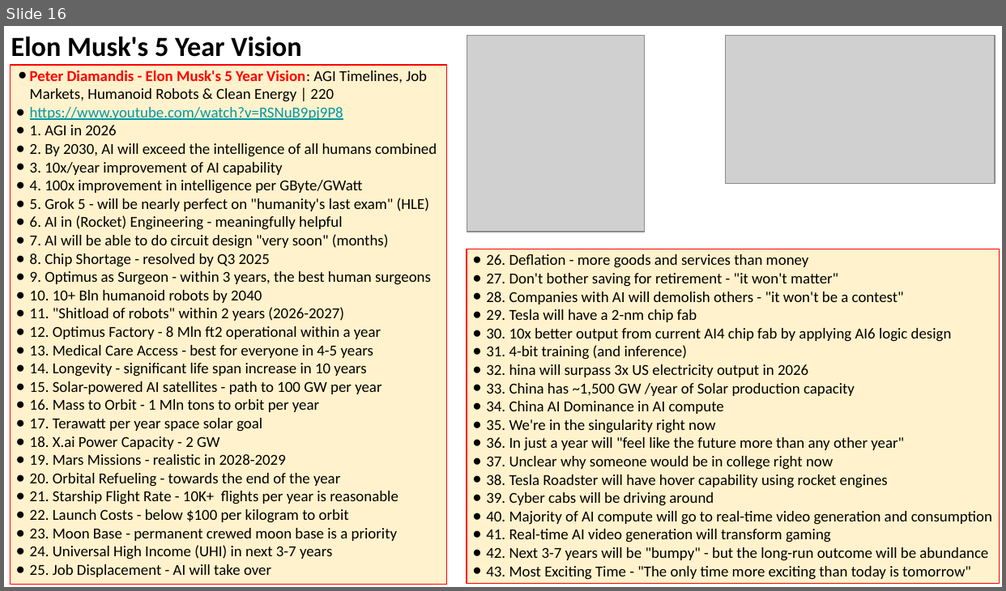
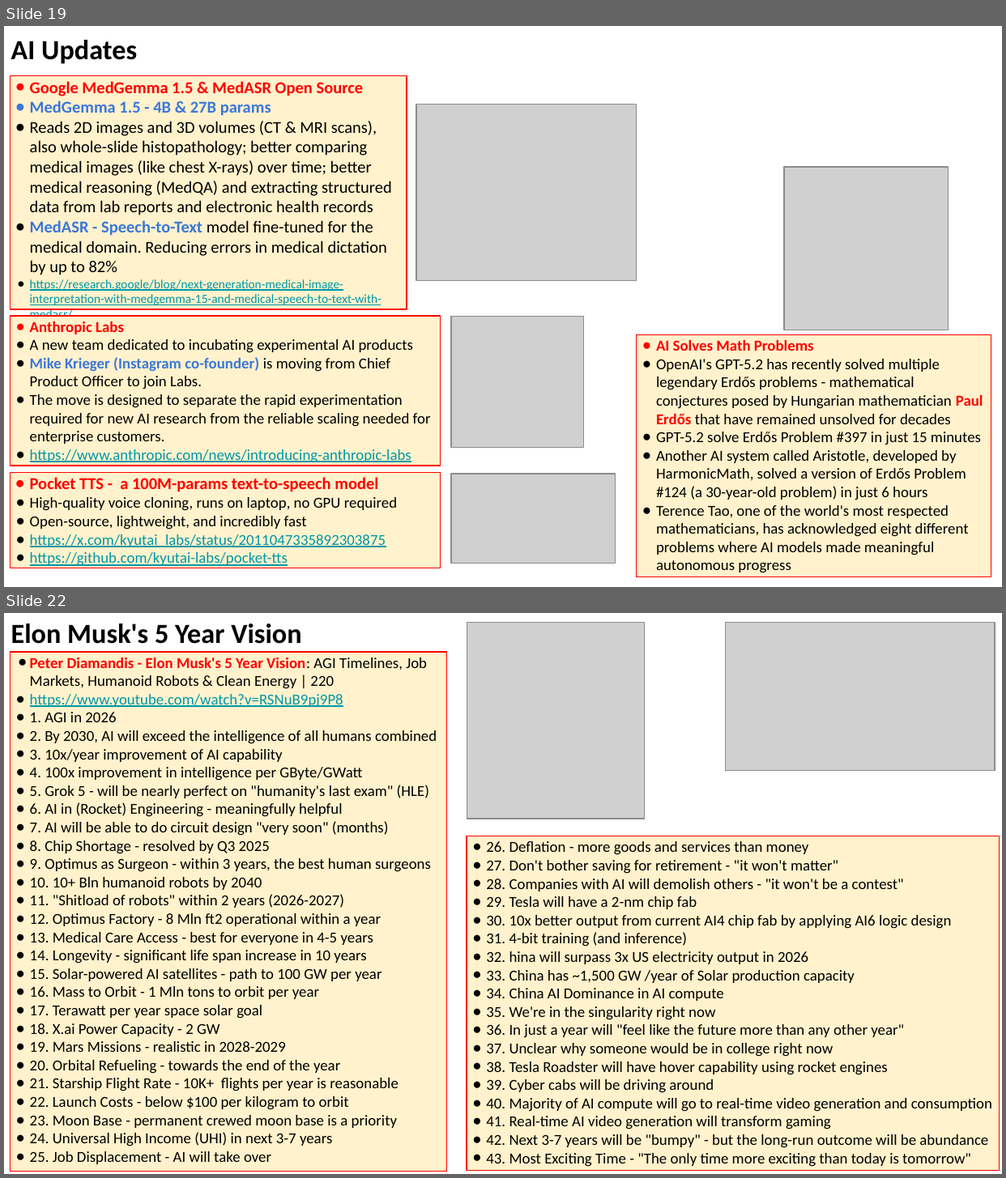
Before and after one commit to lselector/seminar, a slide deck: 2026/2026-01-16-AI-Updates.pptx. Shown one above the other, each under a label of ours: slide 16 before the commit, slides 19 and 22 after it; the slides between them are not shown. The pictures are 1006x591 and 1006x1178 pixels, drawn with LibreOffice and Linux fonts; fonts in the diff are those of the drawing; grey boxes stand for pictures. Boxes give left, top, right and bottom in pixels: in the first picture for what was removed or moved away, otherwise in the second. Text is boxed around its words. In the diff, an @@ line names an element or a change of style, - is before the commit and + after.

```diff
--- a/2026/2026-01-16-AI-Updates.pptx
+++ b/2026/2026-01-16-AI-Updates.pptx
@@ slide 19 added at (4,26,1002,587), background #FFFFFF @@
@@ text added at (11,40,137,64), 20 pt, text #000000, bold @@
+AI Updates
@@ rectangle added at (10,76,406,310), fill #FFF2CC, outline #FF0000 0.75 pt, 12 pt, text #000000 @@
+● Google MedGemma 1.5 & MedASR Open Source
+● MedGemma 1.5 - 4B & 27B params
+● Reads 2D images and 3D volumes (CT & MRI scans), also whole-slide histopathology; better comparing medical images (like chest X-rays) over time; better medical reasoning (MedQA) and extracting structured data from lab reports and electronic health records
+● MedASR - Speech-to-Text model fine-tuned for the medical domain. Reducing errors in medical dictation by up to 82%
+● https://research.google/blog/next-generation-medical-image-interpretation-with-medgemma-15-and-medical-speech-to-text-with-medasr/
@@ picture added at (416,105,637,281) @@
@@ picture added at (784,167,949,331) @@
@@ rectangle added at (10,317,440,466), fill #FFF2CC, outline #FF0000 0.75 pt, 11 pt, text #000000 @@
+● Anthropic Labs
+● A new team dedicated to incubating experimental AI products
+● Mike Krieger (Instagram co-founder) is moving from Chief Product Officer to join Labs.
+● The move is designed to separate the rapid experimentation required for new AI research from the reliable scaling needed for enterprise customers.
+● https://www.anthropic.com/news/introducing-anthropic-labs
@@ picture added at (451,317,584,448) @@
@@ rectangle added at (637,335,991,578), fill #FFF2CC, outline #FF0000 0.75 pt, 11 pt, text #000000 @@
+● AI Solves Math Problems
+● OpenAI's GPT-5.2 has recently solved multiple legendary Erdős problems - mathematical conjectures posed by Hungarian mathematician Paul Erdős that have remained unsolved for decades
+● GPT-5.2 solve Erdős Problem #397 in just 15 minutes
+● Another AI system called Aristotle, developed by HarmonicMath, solved a version of Erdős Problem #124 (a 30-year-old problem) in just 6 hours
+● Terence Tao, one of the world's most respected mathematicians, has acknowledged eight different problems where AI models made meaningful autonomous progress
@@ rectangle added at (10,472,440,568), fill #FFF2CC, outline #FF0000 0.75 pt, 11 pt, text #0097A7 @@
+● Pocket TTS - a 100M-params text-to-speech model
+● High-quality voice cloning, runs on laptop, no GPU required
+● Open-source, lightweight, and incredibly fast
+● https://x.com/kyutai_labs/status/2011047335892303875
+● https://github.com/kyutai-labs/pocket-tts
@@ picture added at (451,474,616,564) @@
@@ what was slide 16 is now slide 22 @@
```
Also in this commit, not shown: 6 slides changed, 5 other slides added.
